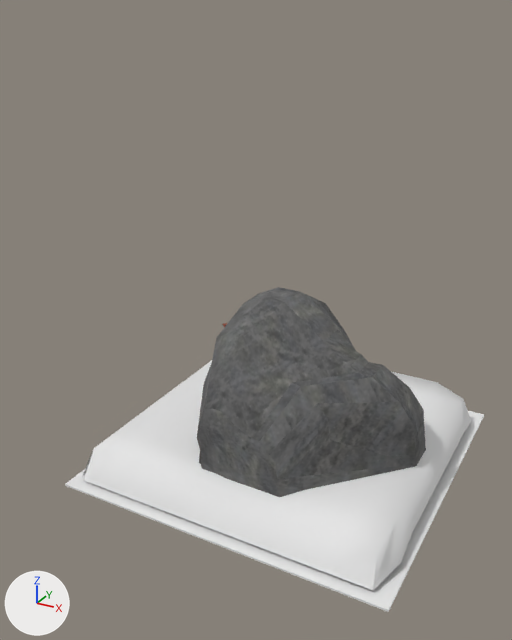
The FBX model March Death/Assets/Models/Buildings/HUMAN/SPECIAL/gryphon.fbx as it was, and as the next commit left it.
Before and after are seen from a 50 mm camera at (10.5, -22.0, 16.3) aimed at (-2.0, 0.6, 5.0). The lights are fixed; the arrows at lower left show +X, +Y and +Z. Where no turn or scale is listed for an object, it has been applied to the vertices.

Objects in the first picture: 'Mine', 'Suelo', 'cave'.
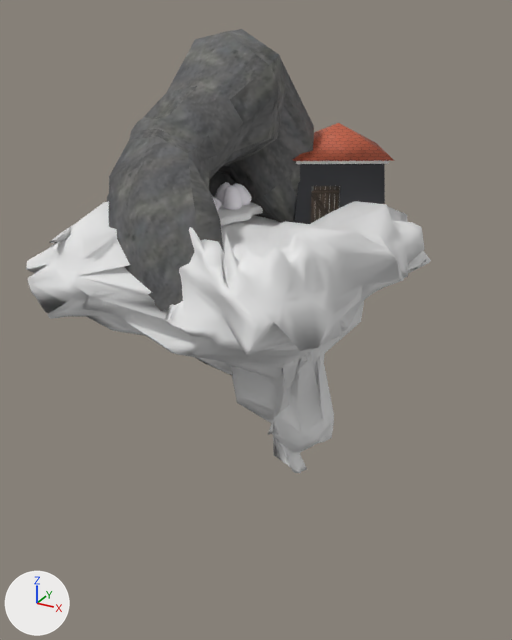
Where the change shows, as pixel boxes (x1, y1, x2, y2) in the pictures (512 x 640 px):
'cave', moved, turned, rescaled
    before: (197, 287, 426, 497)
    after: (107, 29, 314, 311)
'Rock_4', added
    after: (26, 194, 431, 473)
'Mine', deleted
    before: (83, 360, 471, 590)
'Suelo', deleted
    before: (65, 411, 484, 612)
'Estructura caseta', moved, turned, rescaled (not visible before)
    after: (293, 164, 385, 224)
'TechoCaseta', moved, turned, rescaled (not visible before)
    after: (293, 123, 394, 161)
'PuertaCaseta', moved, turned, rescaled (not visible before)
    after: (310, 186, 340, 224)
'Eggs', moved, turned, rescaled (not visible before)
    after: (212, 182, 252, 210)
'Nest', moved, turned, rescaled (not visible before)
    after: (217, 202, 263, 227)
'MaderaCaseta', moved, turned, rescaled (not visible before)
    after: (296, 161, 389, 164)

The change, as a list of edits to the scene's bpy script:
```text
Add me_rock_4:
    me_rock_4.from_pydata(...)  # 4693 vertices, 6109 faces; spans x -1.97..2.14, y -0.46..6.79, z -1.37..3.7
    me_rock_4.materials.append(mat_suelomina)  # its picture is missing
Change ob_estructura_caseta:
    ob_estructura_caseta.location: (-2.69, 3.13, 2.26) -> (-0.88, 5.06, 8.9)
    ob_estructura_caseta.rotation_euler: (0.0, 0.0, 0.949) -> (0.0, 0.0, -1.043)  # degrees (0, 0, 54) -> degrees (0, 0, -60)
    ob_estructura_caseta.scale: (1.0, 1.0, 1.0) -> (1.65, 1.65, 1.65)
Change ob_nest:
    ob_nest.location: (0.37, -0.27, 1.4) -> (-4.05, 1.82, 8.64)
    ob_nest.rotation_euler: (1.571, 0.0, 0.0) -> (1.571, 0.0, -1.676)  # degrees (90, 0, 0) -> degrees (90, 0, -96)
    ob_nest.scale: (0.0604, 0.0604, 0.0604) -> (0.0861, 0.0861, 0.0861)
Change ob_maderacaseta:
    ob_maderacaseta.location: (-3.11, 2.84, 3.37) -> (-1.02, 5.89, 10.73)
    ob_maderacaseta.rotation_euler: (0.0, 0.0, 0.949) -> (0.0, 0.0, -1.043)  # degrees (0, 0, 54) -> degrees (0, 0, -60)
    ob_maderacaseta.scale: (1.0, 1.0, 1.0) -> (1.65, 1.65, 1.65)
Remove ob_mine:
    ob_mine = bpy.data.objects.new('Mine', me_cube_001)
    ob_mine.location = (1.67, 0.46, 2.45)
Change ob_puertacaseta:
    ob_puertacaseta.location: (-2.31, 3.34, 2.1) -> (-0.81, 4.35, 8.63)
    ob_puertacaseta.rotation_euler: (0.0, 0.0, -2.192) -> (0.0, 0.0, 2.098)  # degrees (0, 0, -126) -> degrees (0, 0, 120)
    ob_puertacaseta.scale: (1.0, 1.0, 1.0) -> (1.65, 1.65, 1.65)
Remove ob_suelo:
    ob_suelo = bpy.data.objects.new('Suelo', me_cubo)
    ob_suelo.location = (0.0, 0.0, 0.0)
Change ob_eggs:
    ob_eggs.location: (0.37, -0.27, 1.4) -> (-4.05, 1.82, 8.64)
    ob_eggs.rotation_euler: (1.571, 0.0, 0.0) -> (1.571, 0.0, -1.676)  # degrees (90, 0, 0) -> degrees (90, 0, -96)
    ob_eggs.scale: (0.0604, 0.0604, 0.0604) -> (0.0939, 0.0939, 0.0939)
Change ob_cave:
    ob_cave.location: (2.91, 2.06, 2.76) -> (-1.47, -0.78, 9.75)
    ob_cave.rotation_euler: (1.571, 0.0, 3.142) -> (1.387, -0.0192, 1.467)  # degrees (90, 0, 180) -> degrees (79, -1.1, 84)
    ob_cave.scale: (1.0, 1.0, 1.0) -> (1.31, 1.57, 1.32)
Change ob_techocaseta:
    ob_techocaseta.location: (-3.11, 2.86, 3.42) -> (-0.99, 5.87, 10.82)
    ob_techocaseta.rotation_euler: (0.0, 0.0, 0.949) -> (0.0, 0.0, -1.043)  # degrees (0, 0, 54) -> degrees (0, 0, -60)
    ob_techocaseta.scale: (1.0, 1.0, 1.0) -> (1.65, 1.65, 1.65)
Add ob_rock_4:
    ob_rock_4 = bpy.data.objects.new('Rock_4', me_rock_4)
    ob_rock_4.location = (0.0, 0.0, 0.0)
    ob_rock_4.rotation_euler = (-1.566, -0.216, -1.595)  # degrees (-90, -12, -91)
    ob_rock_4.scale = (-3.94, -1.47, -2.71)
```
